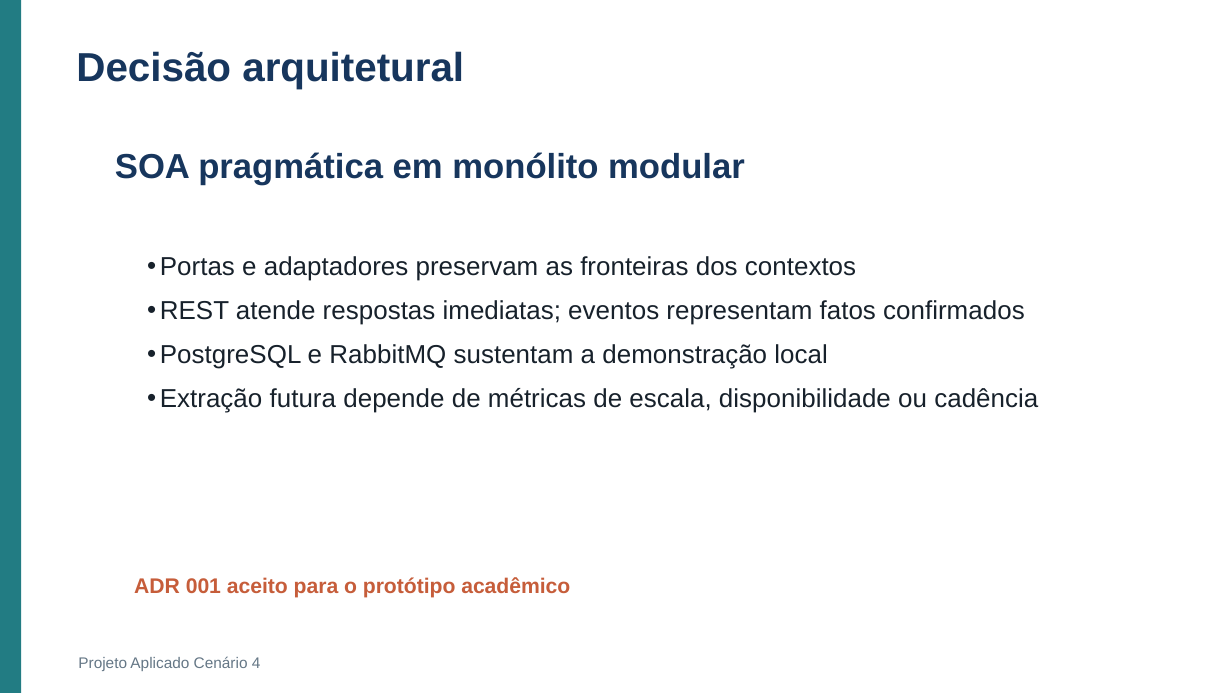
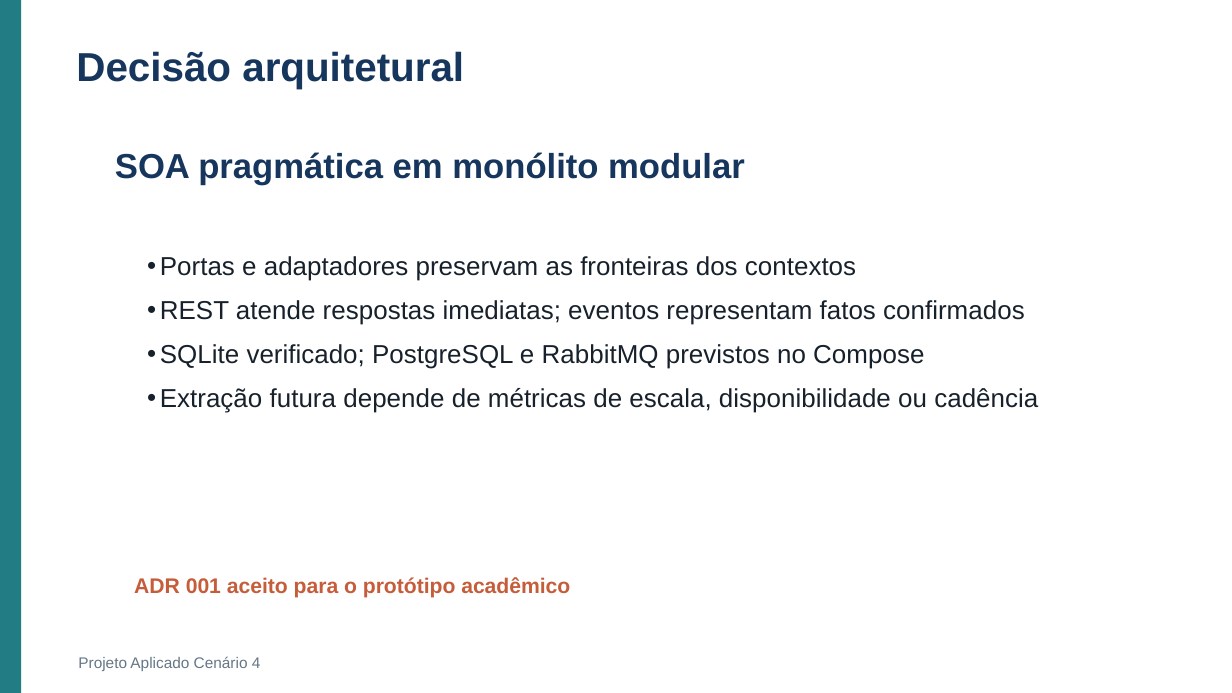
Before and after one commit to Roger-Quinelato/projetoAplicado7, a slide deck: slide 5 of output/Apresentacao_Cenario_4.pptx. Drawn at 1232x693 pixels with LibreOffice and Linux fonts; fonts in the diff are those of the drawing. Boxes give left, top, right and bottom in pixels: in the first picture for what was removed or moved away, otherwise in the second. Text is boxed around its words. In the diff, an @@ line names an element or a change of style, - is before the commit and + after.

```diff
--- a/output/Apresentacao_Cenario_4.pptx
+++ b/output/Apresentacao_Cenario_4.pptx
@@ text at (160,344,924,369): text changed @@
-• PostgreSQL e RabbitMQ sustentam a demonstração local
+• SQLite verificado; PostgreSQL e RabbitMQ previstos no Compose
```
Also in this commit, not shown: 8 other slides changed, 11 other files.
